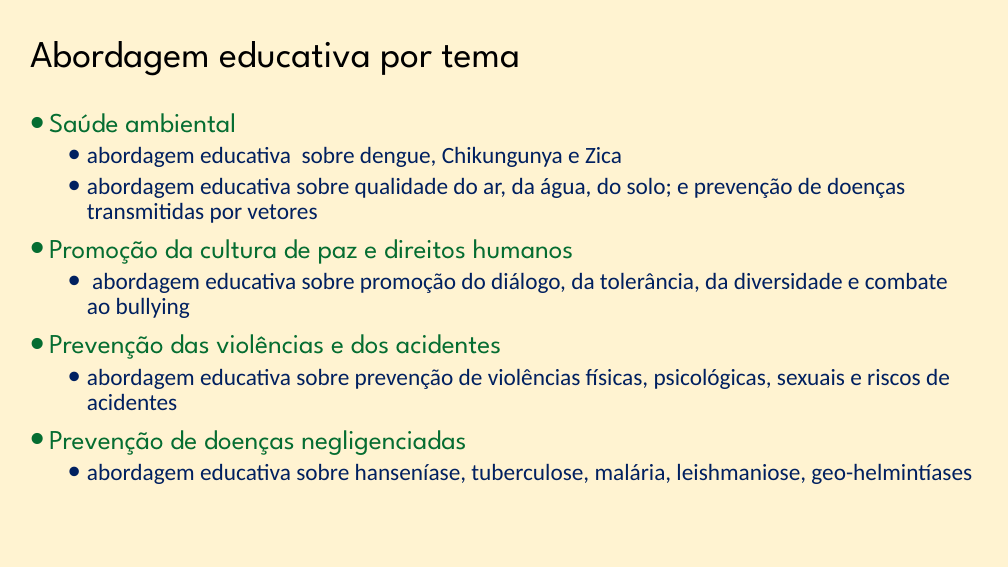
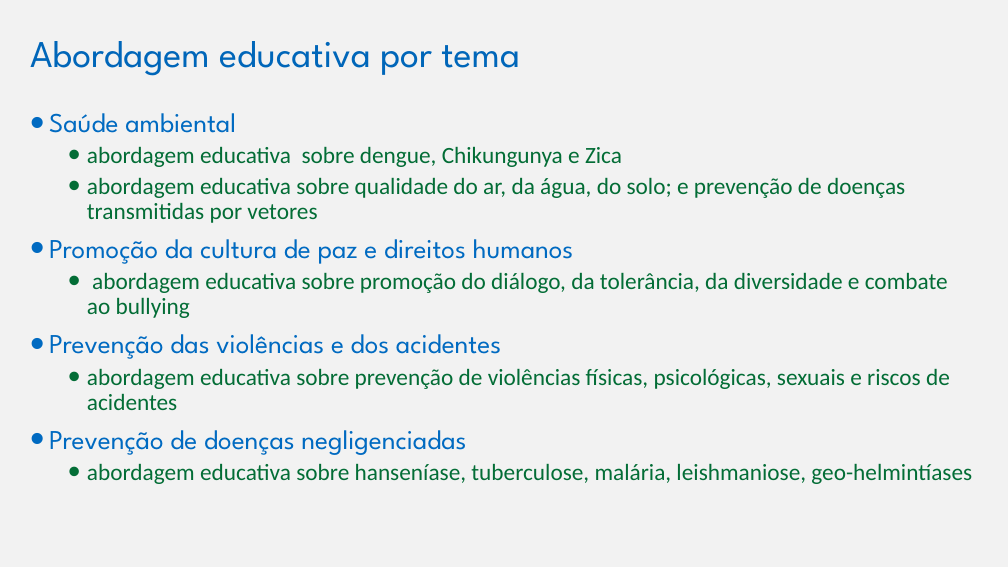
Before and after one commit to marfontenele2/MeusCursos, a slide deck: slide 21 of PSE.pptx (slide 20 before the commit). Drawn at 1008x567 pixels with LibreOffice and Linux fonts; fonts in the diff are those of the drawing; background and template pictures are left out. Boxes give left, top, right and bottom in pixels: in the first picture for what was removed or moved away, otherwise in the second. Text is boxed around its words. In the diff, an @@ line names an element or a change of style, - is before the commit and + after.

```diff
--- a/PSE.pptx
+++ b/PSE.pptx
@@ background #FFC000 at 18% opacity to #F2F2F2 @@
@@ title "Abordagem educativa por tema" at box(30, 41, 520, 76): text colour #000000 to #0066B9 @@
@@ text "Saúde ambiental" at box(49, 113, 972, 484): text colour #056D31 to #006AC1 in "Saúde ambiental", "Promoção da cultura de paz e direitos ...", "Prevenção das violências e dos acidentes", "Prevenção de doenças negligenciadas"; text colour #002060 to #036D36 in "abordagem educativa sobre dengue, Chikungunya e Zica", "abordagem educativa sobre qualidade do ar, da ...", "abordagem educativa sobre promoção do diálogo, da ...", "abordagem educativa sobre prevenção de violências físicas, ..." and 1 more places @@
```
Also in this commit, not shown: 20 other slides changed, 2 slides added, 1 slide removed, 1 other file.
